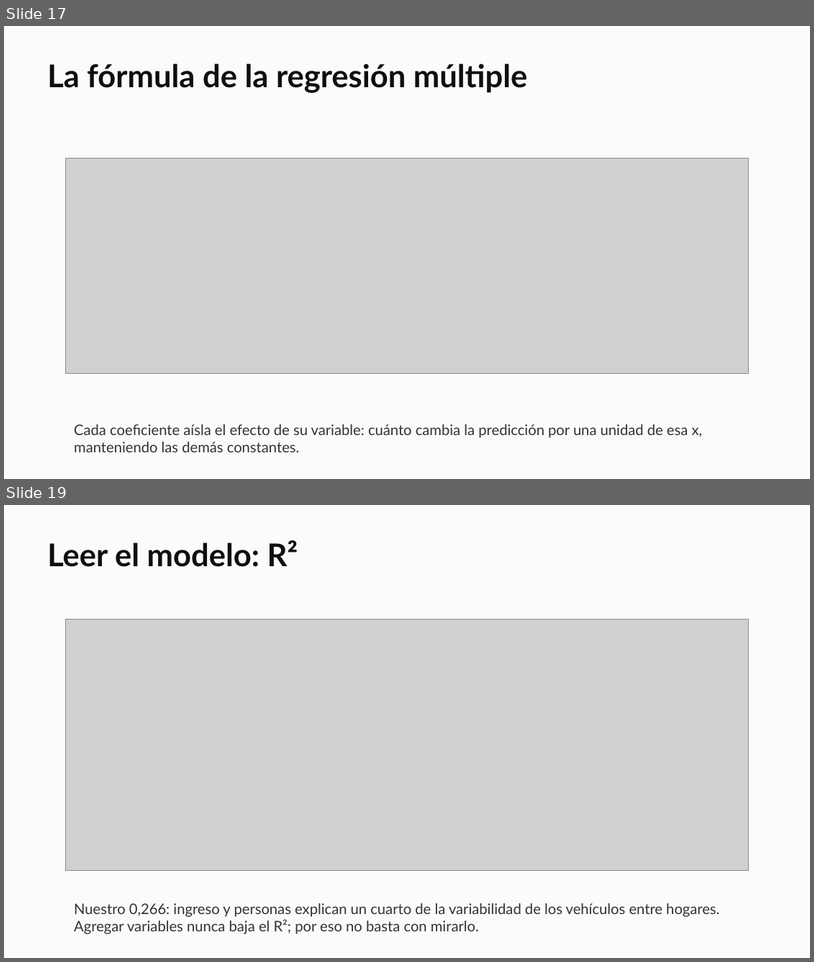
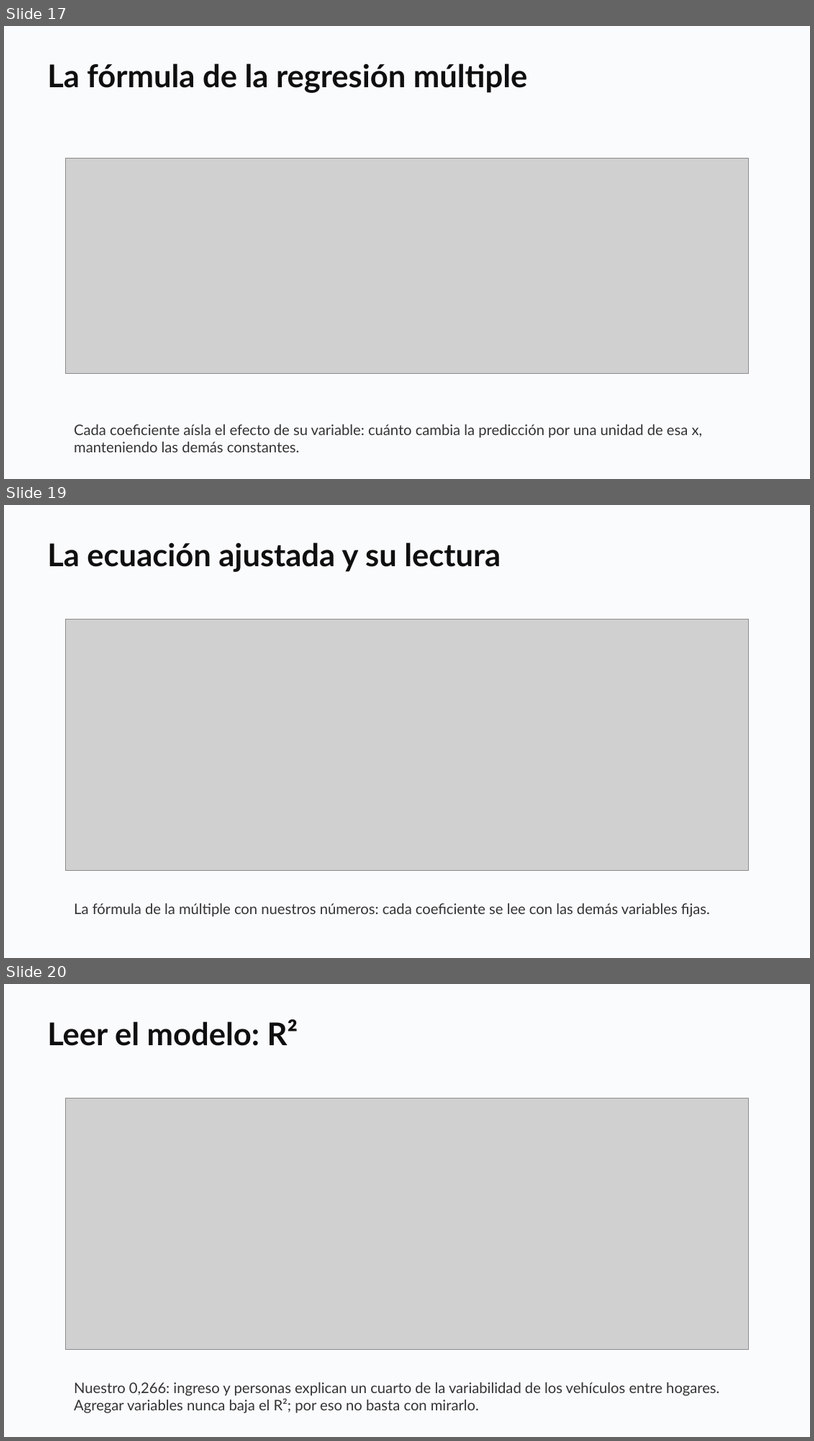
Before and after one commit to daniopitz/diplomado-cdd, a slide deck: presentaciones/clase04_regresion_multiple.pptx. Shown one above the other, each under a label of ours: slides 17 and 19 before the commit, slides 17, 19 and 20 after it; the slides between them are not shown. The pictures are 814x962 and 814x1441 pixels, drawn with LibreOffice and Linux fonts; fonts in the diff are those of the drawing; grey boxes stand for pictures. Boxes give left, top, right and bottom in pixels: in the first picture for what was removed or moved away, otherwise in the second. Text is boxed around its words. In the diff, an @@ line names an element or a change of style, - is before the commit and + after.

```diff
--- a/presentaciones/clase04_regresion_multiple.pptx
+++ b/presentaciones/clase04_regresion_multiple.pptx
@@ slide 19 added at (x1=4, y1=505, x2=810, y2=958), background #FFFFFF @@
@@ rectangle added at (x1=4, y1=505, x2=810, y2=958), fill #FAFBFC @@
@@ text added at (x1=47, y1=542, x2=501, y2=572), 28 pt, text #0F0F0F, bold @@
+La ecuación ajustada y su lectura
@@ picture added at (x1=65, y1=619, x2=748, y2=870) @@
@@ text added at (x1=74, y1=903, x2=710, y2=917), 13 pt, text #333333 @@
+La fórmula de la múltiple con nuestros números: cada coeficiente se lee con las demás variables fijas.
@@ what was slide 19 is now slide 20 @@
```
Also in this commit, not shown: 4 slides changed, 1 other slide added, 3 other files.
